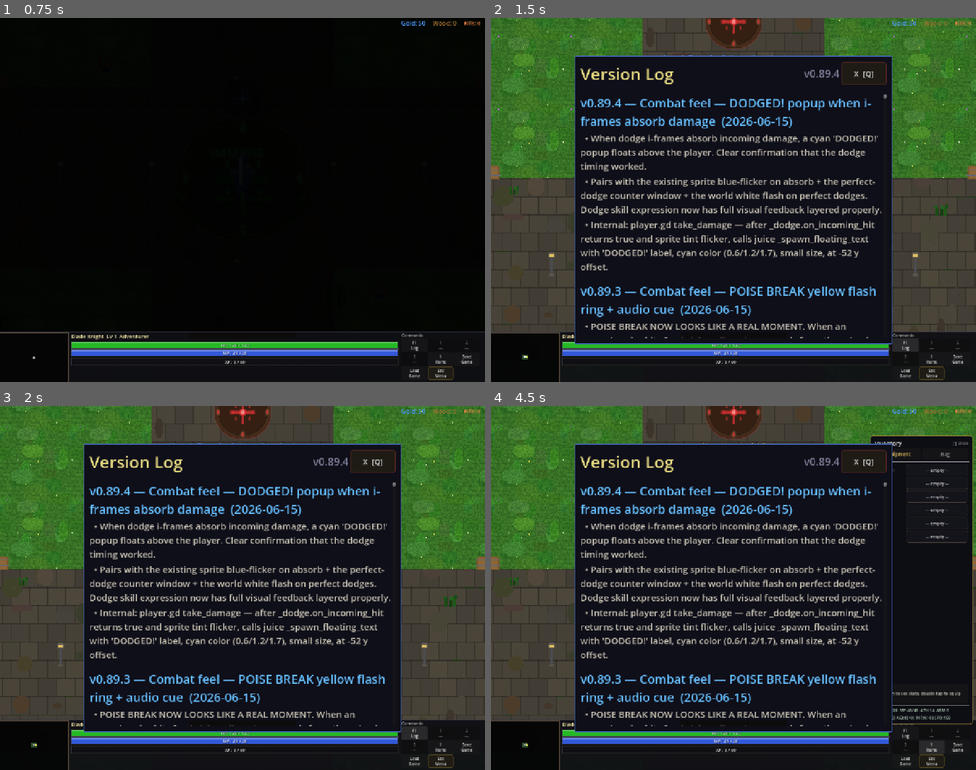
Above: before the commit, frames 1-4 (two rows, left to right).
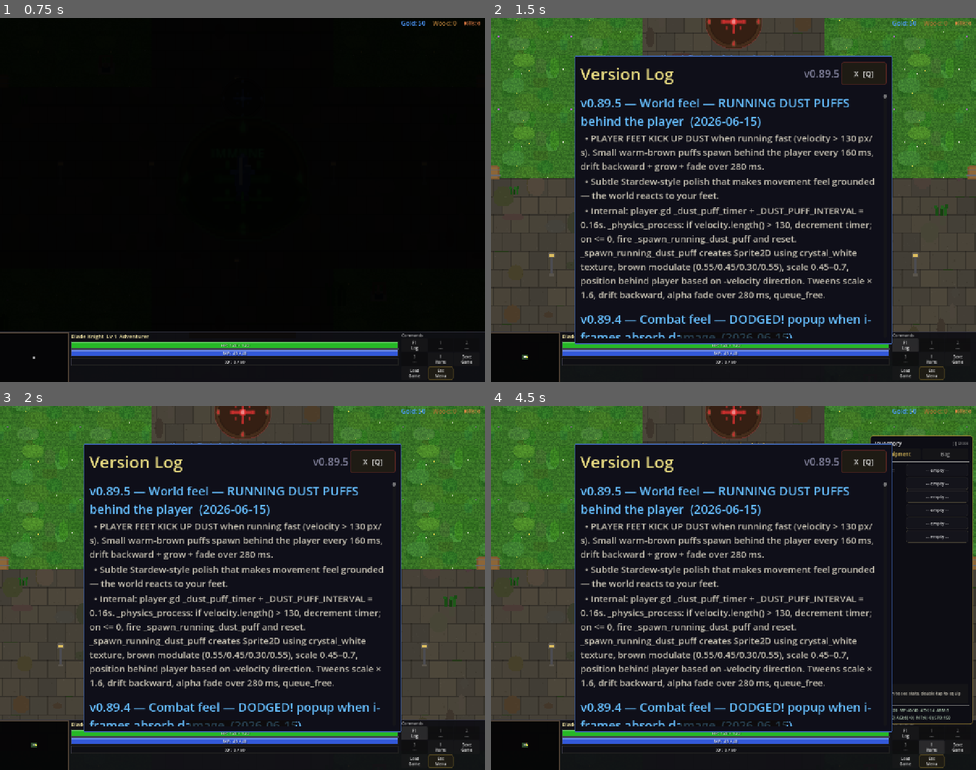
Above: after the commit, the same moments.

Repository: slxny/legends-open-rpg
Game: Godot game, scene res://scenes/main.tscn
Two runs of this game, one before a commit and one after it. Both use one fixed random seed, a clock stepped at 60 frames per second and the inputs below.
Inputs (mouse positions are in pixels of both pictures, inside the frame that each line leads up to):
- Up to frame 1 (0.75 s): tap Enter at 0.5 s; move the mouse to (218, 272) at 0.52 s; hold W (move_up) from 0.53 s (still down); hold Q (ability_1) from 0.53 s (still down); click (218, 272) at 0.67 s
- Up to frame 2 (1.5 s): release W (move_up) at 1.25 s; release Q (ability_1) at 1.25 s; click "F1 Log" at 1.25 s
- Up to frame 3 (2 s): no input
- Up to frame 4 (4.5 s): click "1 ---" at 2 s; click "2 ---" at 2.75 s; click "3 ---" at 3.5 s; click "I Items" at 4.25 s

Frame 1 is identical in both runs. In frame 2, 11% of the frame differs, in the area x 18-81%, y 14-88%; in frame 3, 11%; in frame 4, 11%.

Commit message:
v0.89.5: World feel — RUNNING DUST PUFFS behind the player
Player feet kick up dust when running fast (velocity > 130 px/s).
Small warm-brown puffs spawn behind every 160ms, drift backward + grow
+ fade over 280ms.

Stardew-style polish — world reacts to your feet.

- player.gd:
  _dust_puff_timer + _DUST_PUFF_INTERVAL = 0.16.
  _physics_process: velocity.length() > 130 → tick timer → spawn on
  <= 0.
  _spawn_running_dust_puff:
    crystal_white texture, modulate (0.55, 0.45, 0.30, 0.55) brown,
    scale 0.45-0.7 random, position global + (0, 8) - move_dir * 8.
    Tween: scale × 1.6, position - move_dir * 6 + (0, 3),
    alpha 0.55 → 0 over 0.28s. queue_free.

Headless: smoke all PASS, parse clean.

Co-Authored-By: Claude Opus 4.7 (1M context) <noreply@anthropic.com>

Diff:
--- a/scenes/player/player.gd
+++ b/scenes/player/player.gd
@@ -501,6 +501,13 @@
 	_check_heal_popup()
 	# Phase 5.x — XP popup detection (XP delta > 0 = enemy killed).
 	_check_xp_popup()
+
+	# Phase 5.x — dust puffs while running fast (Stardew-like polish).
+	if velocity.length() > 130.0:
+		_dust_puff_timer -= delta
+		if _dust_puff_timer <= 0.0:
+			_dust_puff_timer = _DUST_PUFF_INTERVAL
+			_spawn_running_dust_puff()
 
 	# Heal beacon immunity visual feedback — detect transitions
 	if is_on_heal_beacon and not _was_on_heal_beacon:
@@ -4299,6 +4306,9 @@
 var _last_known_xp: int = -1
 var _xp_popup_accum: int = 0
 var _xp_popup_until_msec: int = 0
+# Phase 5.x — running dust puff timer.
+var _dust_puff_timer: float = 0.0
+const _DUST_PUFF_INTERVAL: float = 0.16
 # Phase 5.5 — reactive music intensity tick.
 var _music_intensity_tick: float = 0.0
 const _MUSIC_INTENSITY_INTERVAL: float = 0.3
@@ -4564,6 +4574,31 @@
 		return
 	var label: String = "+%d XP" % amount
 	_juice._spawn_floating_text(global_position + Vector2(randf_range(-8, 8), -52), label, Color(0.7, 1.4, 1.6), false)
+
+
+# Phase 5.x — running dust puff. Small brown sprite that drifts behind +
+# fades. Stardew-style polish.
+func _spawn_running_dust_puff() -> void:
+	var tex = SpriteGenerator.get_texture("crystal_white")
+	if tex == null:
+		return
+	# Spawn behind the player based on movement direction.
+	var move_dir: Vector2 = velocity.normalized() if velocity.length() > 0.01 else Vector2.RIGHT
+	var puff := Sprite2D.new()
+	puff.texture = tex
+	puff.texture_filter = CanvasItem.TEXTURE_FILTER_NEAREST
+	puff.global_position = global_position + Vector2(0, 8) - move_dir * 8.0
+	puff.modulate = Color(0.55, 0.45, 0.30, 0.55)  # warm brown dust
+	puff.scale = Vector2(randf_range(0.45, 0.7), randf_range(0.4, 0.65))
+	puff.z_index = -1
+	_get_world_node().add_child(puff)
+	var t := puff.create_tween()
+	t.set_parallel(true)
+	t.tween_property(puff, "scale", puff.scale * 1.6, 0.28).set_trans(Tween.TRANS_QUAD).set_ease(Tween.EASE_OUT)
+	t.tween_property(puff, "global_position", puff.global_position - move_dir * 6.0 + Vector2(0, 3), 0.28)
+	t.tween_property(puff, "modulate:a", 0.0, 0.30).set_trans(Tween.TRANS_QUAD).set_ease(Tween.EASE_IN)
+	t.set_parallel(false)
+	t.tween_callback(puff.queue_free)
 
 
 func _spawn_dodge_afterimage() -> void:
--- a/scenes/ui/changelog_dialog.gd
+++ b/scenes/ui/changelog_dialog.gd
@@ -9,9 +9,19 @@
 var _is_visible: bool = false
 var _is_mobile: bool = false
 
-const GAME_VERSION := "v0.89.4"
+const GAME_VERSION := "v0.89.5"
 
 const CHANGELOG: Array[Dictionary] = [
+	{
+		"version": "v0.89.5",
+		"title": "World feel — RUNNING DUST PUFFS behind the player",
+		"date": "2026-06-15",
+		"entries": [
+			"PLAYER FEET KICK UP DUST when running fast (velocity > 130 px/s). Small warm-brown puffs spawn behind the player every 160 ms, drift backward + grow + fade over 280 ms.",
+			"Subtle Stardew-style polish that makes movement feel grounded — the world reacts to your feet.",
+			"Internal: player.gd _dust_puff_timer + _DUST_PUFF_INTERVAL = 0.16s. _physics_process: if velocity.length() > 130, decrement timer; on <= 0, fire _spawn_running_dust_puff and reset. _spawn_running_dust_puff creates Sprite2D using crystal_white texture, brown modulate (0.55/0.45/0.30/0.55), scale 0.45–0.7, position behind player based on -velocity direction. Tweens scale × 1.6, drift backward, alpha fade over 280 ms, queue_free.",
+		]
+	},
 	{
 		"version": "v0.89.4",
 		"title": "Combat feel — DODGED! popup when i-frames absorb damage",
